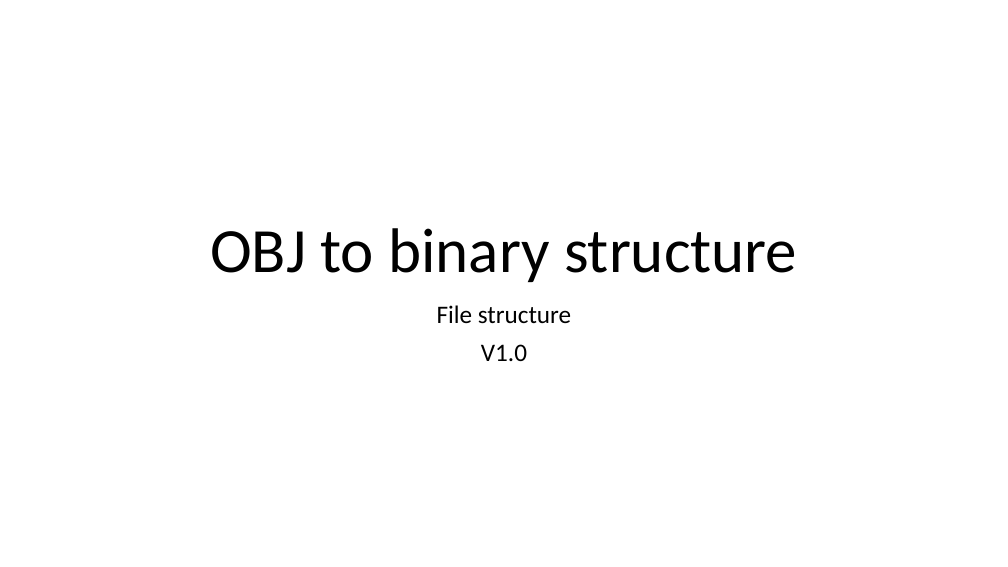
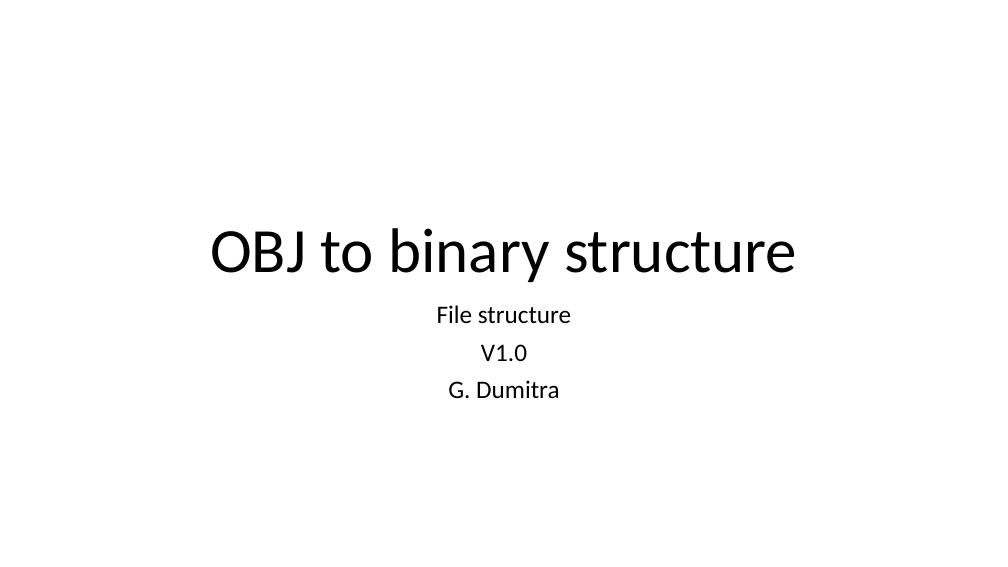
Before and after one commit to george2209/WavefrontOBJSerializer, a slide deck: slide 1 of docs/OBJ to binary structure_20210611_V1.0.pptx. Drawn at 1008x567 pixels with LibreOffice and Linux fonts; fonts in the diff are those of the drawing. Boxes give left, top, right and bottom in pixels: in the first picture for what was removed or moved away, otherwise in the second. Text is boxed around its words. In the diff, an @@ line names an element or a change of style, - is before the commit and + after.

```diff
--- a/docs/OBJ to binary structure_20210611_V1.0.pptx
+++ b/docs/OBJ to binary structure_20210611_V1.0.pptx
@@ subtitle at (448,380,559,398): paragraph added @@
+G. Dumitra
```
Also in this commit, not shown: 1 other slide changed, 13 other files.
